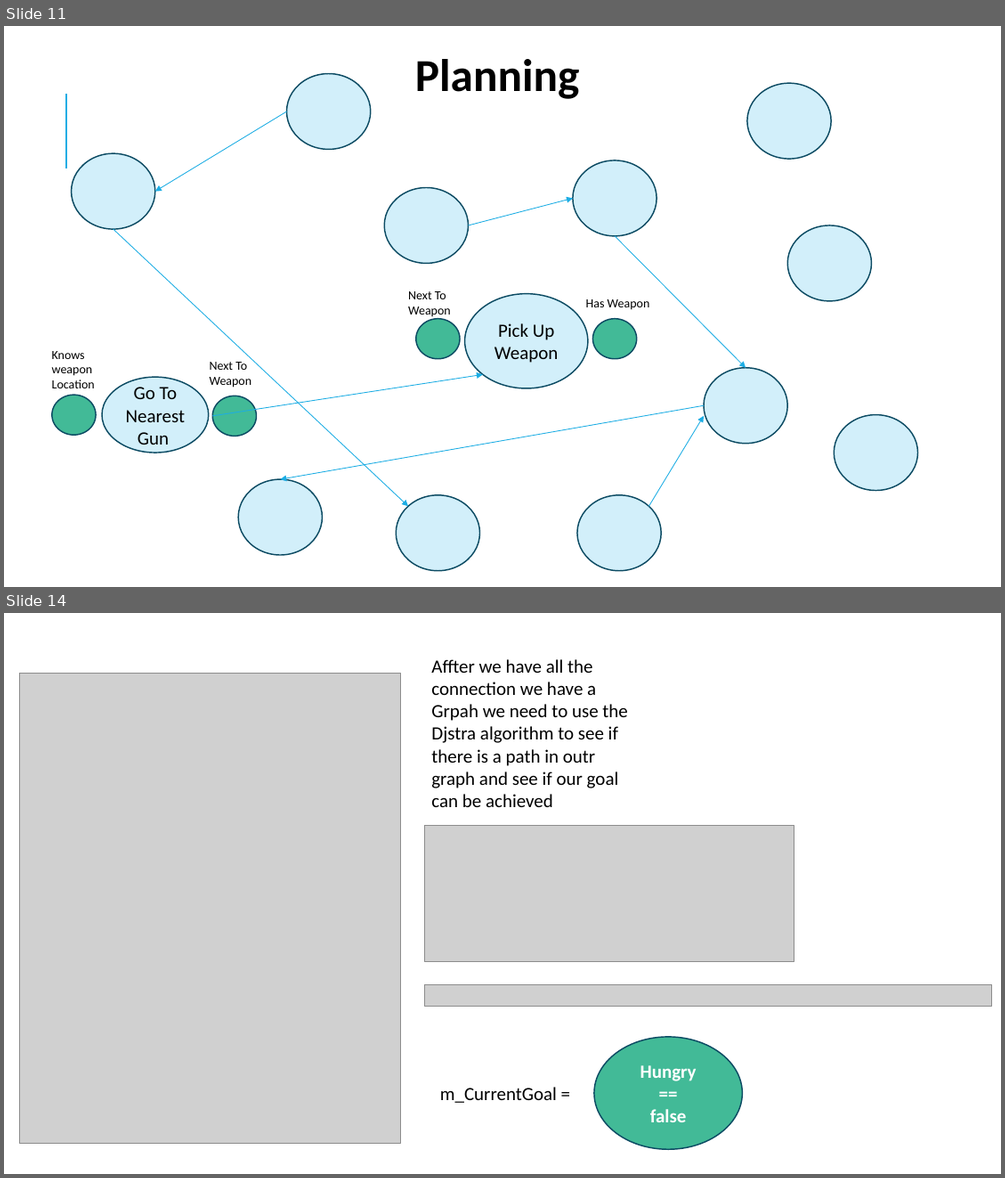
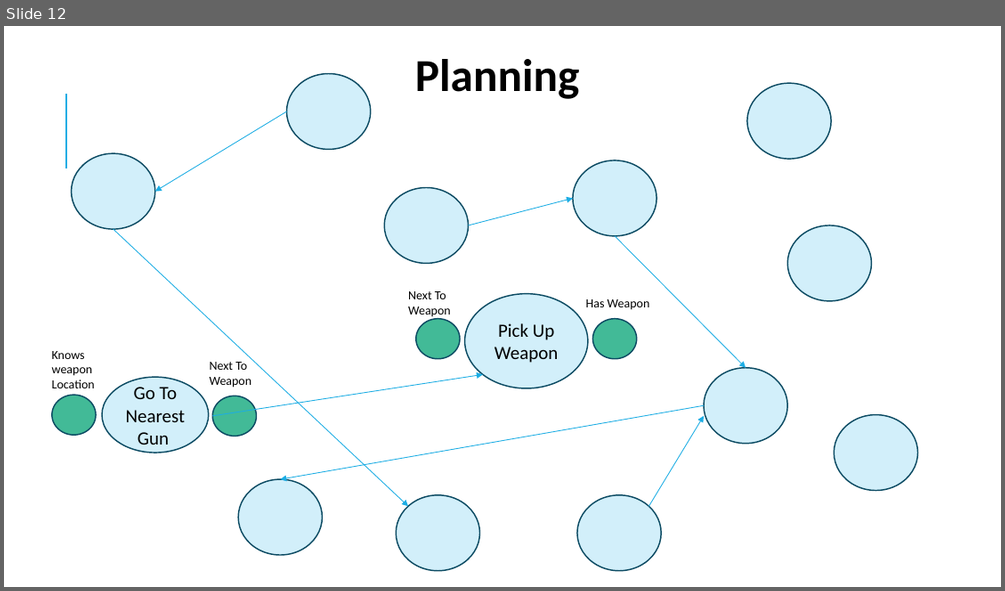
Before and after one commit to miguecrea/GOAP_RETAKE_PART_2, a slide deck: GPP_ZombieAI_Lozano_Miguel_2DAE10.pptx. Shown one above the other, each under a label of ours: slides 11 and 14 before the commit, slide 12 after it; the slides between them are not shown. The pictures are 1005x1178 and 1005x591 pixels, drawn with LibreOffice and Linux fonts; fonts in the diff are those of the drawing; grey boxes stand for pictures. Boxes give left, top, right and bottom in pixels: in the first picture for what was removed or moved away, otherwise in the second. Text is boxed around its words. In the diff, an @@ line names an element or a change of style, - is before the commit and + after.

```diff
--- a/GPP_ZombieAI_Lozano_Miguel_2DAE10.pptx
+++ b/GPP_ZombieAI_Lozano_Miguel_2DAE10.pptx
@@ slide 14 removed at (4,613,1001,1174), background #FFFFFF @@
@@ text removed at (431,659,627,807) @@
-Affter we have all the connection we have a Grpah we need to use the Djstra algorithm to see if there is a path in outr graph and see if our goal can be achieved
@@ picture removed at (20,673,400,1144) @@
@@ picture removed at (424,826,794,962) @@
@@ picture removed at (424,985,992,1005) @@
@@ ellipse removed at (594,1037,742,1149) @@
-Hungry
-==
-false
@@ text removed at (440,1086,557,1103) @@
-m_CurrentGoal =
@@ what was slide 11 is now slide 12 @@
```
Also in this commit, not shown: 4 slides changed, 18 slides added, 13 other slides removed, 9 other files.
